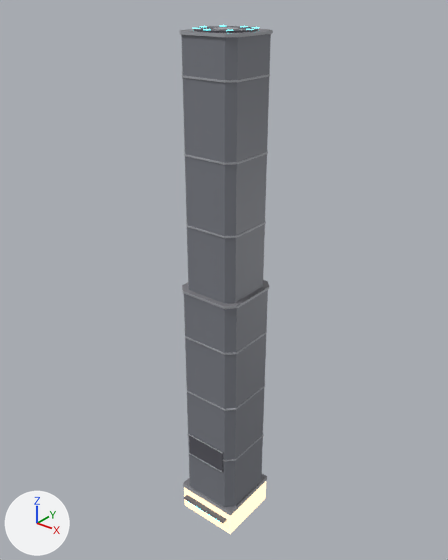
Two versions of the glTF model assets/future/models/neon_city/s14_heli.glb, one commit apart.
Before and after are seen from a 50 mm lens placed at (70.0, -88.1, 114.3), pointed at (-1.6, 1.5, 58.8). The axes (+X, +Y, +Z) are drawn at lower left. The lights are the same throughout. The picture after the commit comes second. Vertices at exactly the same position are counted once.

Objects in the first picture: 's14_heli'.
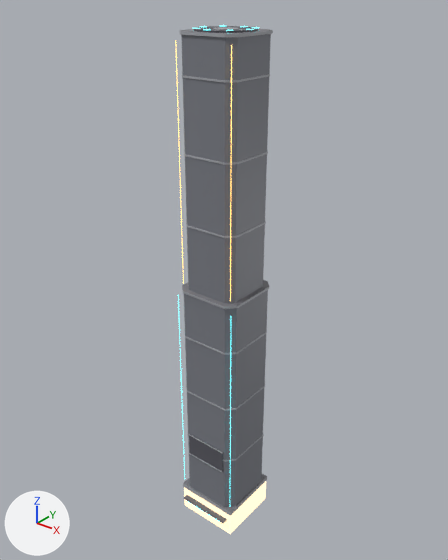
Boxes [x1, y1, x2, y2] around the edits, measured in the pictures (448 x 560 px):
's14_heli', reshaped: before [180, 26, 273, 534]; after [175, 26, 273, 534]
part 1 of me_s14_heli, added: after [178, 295, 185, 477]
part 2 of me_s14_heli, added: after [230, 350, 231, 456]
part 3 of me_s14_heli, added: after [175, 40, 184, 284]
part 4 of me_s14_heli, added: after [230, 45, 232, 301]

Edits to the bpy script that builds the scene:
```text
Add mat_neon_a:
    mat_neon_a = principled_material('neon_a')
    mat_neon_a.base_color = (1.0, 0.62, 0.18)  # orange #ffce76
    mat_neon_a.emission_color = (1.0, 0.62, 0.18)  # orange #ffce76
    mat_neon_a.emission_strength = 2.0
Change me_s14_heli:
    used by ob_s14_heli; location = (0.0, 0.0, 0.0)
    remove me_s14_heli.from_pydata(...)  # 408 vertices, 632 faces; spans x -7.2..7.2, y -8.3..7.2, z 0.0..106.9
    add me_s14_heli.from_pydata(...)  # 460 vertices, 720 faces; spans x -7.2..7.2, y -8.3..7.2, z 0.0..106.9
    me_s14_heli part 1: a new loose piece, a 6-sided cylinder along z spanning x -6.82..-6.68, y -6.91..-6.79, z 8.0..57.0, in mat_neon_c (cyan #6cf9ff, glowing cyan #6cf9ff)
    me_s14_heli part 2: a new loose piece, a 6-sided cylinder along z spanning x 6.68..6.82, y -6.91..-6.79, z 8.0..57.0, in mat_neon_c (cyan #6cf9ff, glowing cyan #6cf9ff)
    me_s14_heli part 3: a new loose piece, a 6-sided cylinder along z spanning x -6.01..-5.88, y -6.11..-5.99, z 59.5..105.0, in mat_neon_a (orange #ffce76, glowing orange #ffce76)
    me_s14_heli part 4: a new loose piece, a 6-sided cylinder along z spanning x 5.88..6.01, y -6.11..-5.99, z 59.5..105.0, in mat_neon_a (orange #ffce76, glowing orange #ffce76)
    other edits to the shape of me_s14_heli do not show in these pictures
    add me_s14_heli.materials.append(mat_neon_a)  # orange #ffce76, glowing orange #ffce76
```
